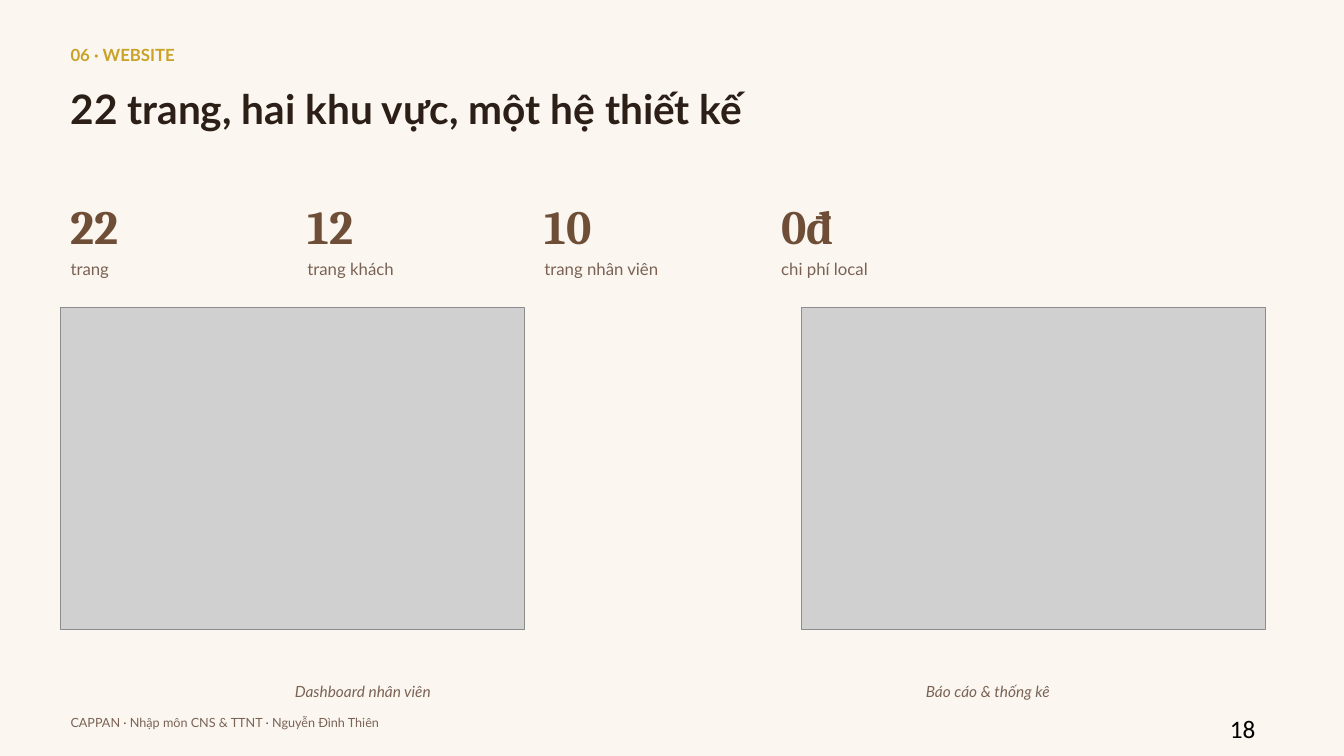
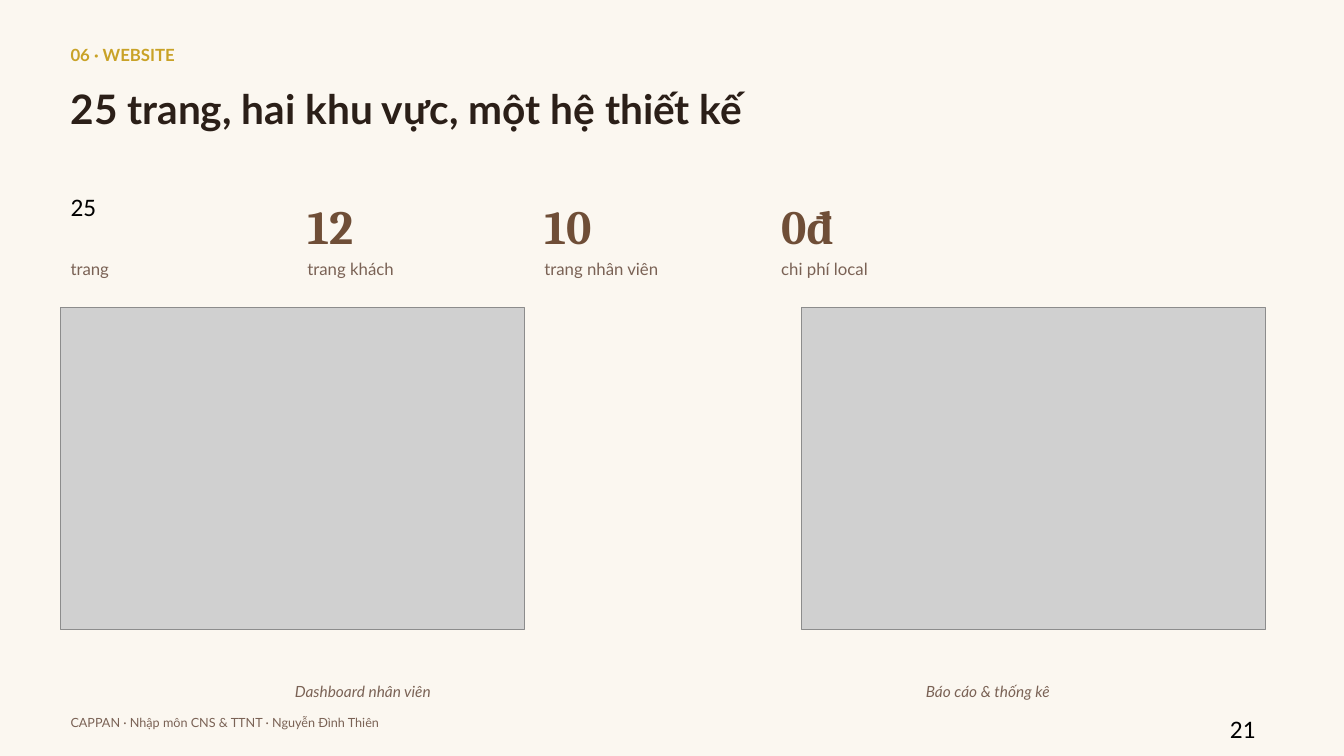
Before and after one commit to cappannguyen-0901/cappanwebdemo, a slide deck: slide 21 of cappan-slides.pptx (slide 18 before the commit). Drawn at 1344x756 pixels with LibreOffice and Linux fonts; fonts in the diff are those of the drawing; grey boxes stand for pictures. Boxes give left, top, right and bottom in pixels: in the first picture for what was removed or moved away, otherwise in the second. Text is boxed around its words. In the diff, an @@ line names an element or a change of style, - is before the commit and + after.

```diff
--- a/cappan-slides.pptx
+++ b/cappan-slides.pptx
@@ text at (71,91,742,132): text changed @@
-22 trang, hai khu vực, một hệ thiết kế
+25 trang, hai khu vực, một hệ thiết kế
@@ text at (71,199,97,216): text changed; size 34 to 18 pt; font Cambria to Calibri; text colour #6F4E37 to #000000; bold off @@
-22
+25
@@ text at (1230,721,1256,738): text changed @@
-18
+21
```
Also in this commit, not shown: 17 other slides changed, 4 slides added, 16 other files.
